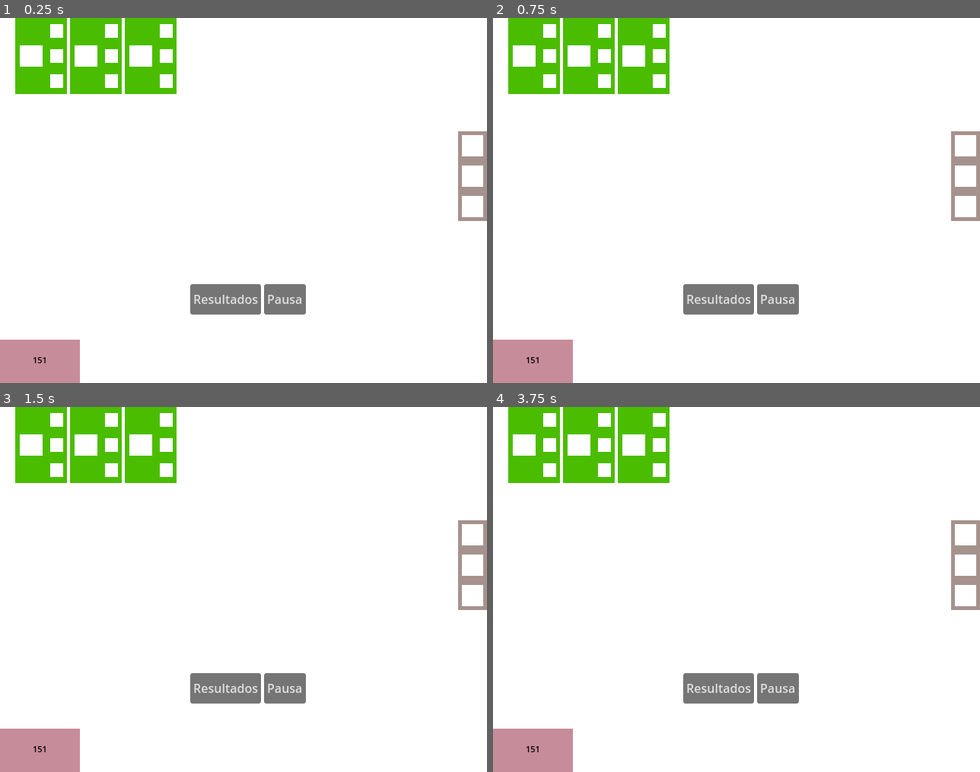
Above: before the commit, frames 1-4 (two rows, left to right).
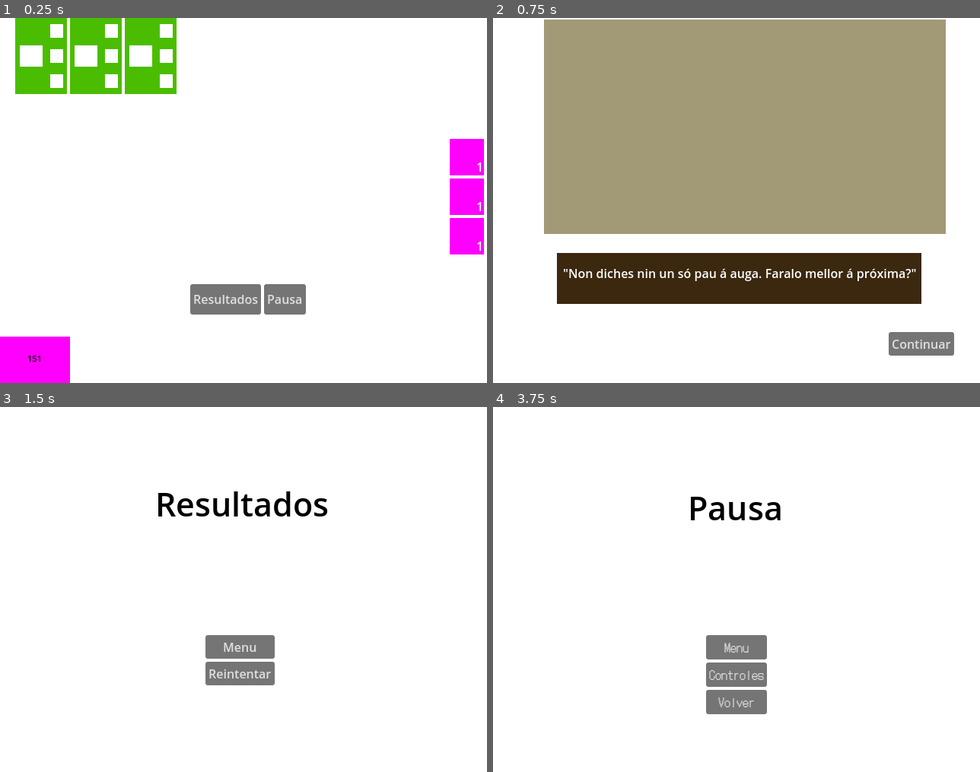
Above: after the commit, the same moments.

Repository: amenrio/techo-de-cristal
Game: Godot game, scene res://02_scenes/04_screens/game_screen.tscn
Same seed, same stepped clock (60 frames per second), same inputs: the game is played once before the commit and once after it. This scene is started directly instead of the project's main scene.
Inputs (mouse positions are in pixels of both pictures, inside the frame that each line leads up to):
- Up to frame 1 (0.25 s): no input
- Up to frame 2 (0.75 s): click "Resultados" at 0.5 s
- Up to frame 3 (1.5 s): click (428, 731) at 1.25 s, where only the run after the commit has a clickable "Continuar"
- Up to frame 4 (3.75 s): click (780, 688) at 2 s, where only the run before the commit has a clickable "Pausa"; click (731, 673) at 2.75 s, where only the run after the commit has a clickable "Reintentar"; click "Pausa" at 3.5 s

The runs differ from the first frame. In frame 1, 4.4% of the frame differs, in the area x 0-100%, y 31-100%; in frame 2, 64%, in the area x 0-100%, y 0-100%; in frame 3, 12%; in frame 4, 11%.

Commit message:
inventory and counter fixed

Diff:
--- a/02_scenes/04_screens/GUI.tscn
+++ b/02_scenes/04_screens/GUI.tscn
@@ -1,10 +1,8 @@
-[gd_scene load_steps=5 format=3 uid="uid://bgylo5vnl51"]
+[gd_scene load_steps=4 format=3 uid="uid://bgylo5vnl51"]
 
-[ext_resource type="PackedScene" uid="uid://x66lrxm7vvm7" path="res://02_scenes/04_screens/cronometro.tscn" id="1_v78e2"]
+[ext_resource type="PackedScene" uid="uid://brkplwxswskhb" path="res://02_scenes/04_screens/inventory.tscn" id="1_8c1m7"]
 [ext_resource type="PackedScene" uid="uid://cw5bufylc4nfb" path="res://02_scenes/04_screens/comanda.tscn" id="1_vpitl"]
-[ext_resource type="PackedScene" uid="uid://q1hd3cool37" path="res://02_scenes/04_screens/inventario.tscn" id="3_yubts"]
-
-[sub_resource type="Theme" id="Theme_ii5fp"]
+[ext_resource type="PackedScene" uid="uid://x66lrxm7vvm7" path="res://02_scenes/04_screens/timer.tscn" id="3_k4uon"]
 
 [node name="GUI" type="CanvasLayer"]
 
@@ -16,59 +14,43 @@
 grow_horizontal = 2
 grow_vertical = 2
 
-[node name="cronometro" parent="interfaces" instance=ExtResource("1_v78e2")]
+[node name="inventoryMargin" type="MarginContainer" parent="interfaces"]
 layout_mode = 1
+anchors_preset = -1
+anchor_left = 0.919
+anchor_right = 1.0
+anchor_bottom = 1.0
+offset_left = -0.160034
+grow_horizontal = 0
+grow_vertical = 2
+theme_override_constants/margin_top = 154
+
+[node name="inventory" parent="interfaces/inventoryMargin" instance=ExtResource("1_8c1m7")]
+layout_mode = 2
+
+[node name="comandas" type="HBoxContainer" parent="interfaces"]
+layout_mode = 2
+offset_left = 20.0
+offset_right = 232.0
+offset_bottom = 100.0
+size_flags_horizontal = 3
+
+[node name="comanda" parent="interfaces/comandas" instance=ExtResource("1_vpitl")]
+layout_mode = 2
+size_flags_horizontal = 3
+
+[node name="comanda2" parent="interfaces/comandas" instance=ExtResource("1_vpitl")]
+layout_mode = 2
+size_flags_horizontal = 3
+
+[node name="comanda3" parent="interfaces/comandas" instance=ExtResource("1_vpitl")]
+layout_mode = 2
+size_flags_horizontal = 3
+
+[node name="cronometro" parent="." instance=ExtResource("3_k4uon")]
 anchors_preset = 2
 anchor_top = 1.0
 anchor_bottom = 1.0
-offset_top = -57.0
-offset_right = 105.0
+offset_top = -61.0
 offset_bottom = 0.0
 grow_vertical = 0
-size_flags_horizontal = 3
-
-[node name="comandaMargin" type="MarginContainer" parent="interfaces"]
-layout_mode = 1
-anchors_preset = 10
-anchor_right = 1.0
-offset_right = -408.0
-offset_bottom = 100.0
-grow_horizontal = 2
-theme = SubResource("Theme_ii5fp")
-theme_override_constants/margin_left = 20
-theme_override_constants/margin_top = 0
-theme_override_constants/margin_right = 0
-theme_override_constants/margin_bottom = 0
-
-[node name="comandas" type="HBoxContainer" parent="interfaces/comandaMargin"]
-layout_mode = 2
-size_flags_horizontal = 3
-
-[node name="comanda" parent="interfaces/comandaMargin/comandas" instance=ExtResource("1_vpitl")]
-layout_mode = 2
-size_flags_horizontal = 3
-
-[node name="comanda2" parent="interfaces/comandaMargin/comandas" instance=ExtResource("1_vpitl")]
-layout_mode = 2
-size_flags_horizontal = 3
-
-[node name="comanda3" parent="interfaces/comandaMargin/comandas" instance=ExtResource("1_vpitl")]
-layout_mode = 2
-size_flags_horizontal = 3
-
-[node name="MarginContainer" type="MarginContainer" parent="interfaces"]
-layout_mode = 1
-anchors_preset = 11
-anchor_left = 1.0
-anchor_right = 1.0
-anchor_bottom = 1.0
-offset_left = -38.0
-offset_top = 149.0
-offset_bottom = -213.0
-grow_horizontal = 0
-grow_vertical = 2
-
-[node name="inventario" parent="interfaces/MarginContainer" instance=ExtResource("3_yubts")]
-layout_mode = 2
-size_flags_horizontal = 3
-size_flags_stretch_ratio = 0.19
--- a/02_scenes/04_screens/game_screen.tscn
+++ b/02_scenes/04_screens/game_screen.tscn
@@ -8,44 +8,25 @@
 
 [node name="CanvasLayer" type="CanvasLayer" parent="."]
 
-[node name="interfaces" type="Control" parent="CanvasLayer"]
-layout_mode = 3
-anchors_preset = 15
-anchor_right = 1.0
-anchor_bottom = 1.0
-grow_horizontal = 2
-grow_vertical = 2
-metadata/_edit_use_anchors_ = true
-
-[node name="fondoPLACEHOLDER" type="ColorRect" parent="CanvasLayer/interfaces"]
-layout_mode = 0
+[node name="background" type="ColorRect" parent="CanvasLayer"]
 offset_right = 640.0
 offset_bottom = 480.0
 
-[node name="bgIMG" type="TextureRect" parent="CanvasLayer/interfaces"]
-layout_mode = 1
-anchors_preset = 15
-anchor_right = 1.0
-anchor_bottom = 1.0
-grow_horizontal = 2
-grow_vertical = 2
+[node name="GUI" parent="CanvasLayer" instance=ExtResource("2_kfwvj")]
 
-[node name="GUI" parent="CanvasLayer/interfaces" instance=ExtResource("2_kfwvj")]
-
-[node name="HBoxContainer" type="HBoxContainer" parent="CanvasLayer/interfaces"]
-layout_mode = 0
+[node name="HBoxContainer" type="HBoxContainer" parent="CanvasLayer"]
 offset_left = 250.0
 offset_top = 350.0
 offset_right = 402.0
 offset_bottom = 390.0
 
-[node name="bResultados" type="Button" parent="CanvasLayer/interfaces/HBoxContainer"]
+[node name="bResultados" type="Button" parent="CanvasLayer/HBoxContainer"]
 layout_mode = 2
 text = "Resultados"
 
-[node name="bPausa" type="Button" parent="CanvasLayer/interfaces/HBoxContainer"]
+[node name="bPausa" type="Button" parent="CanvasLayer/HBoxContainer"]
 layout_mode = 2
 text = "Pausa"
 
-[connection signal="pressed" from="CanvasLayer/interfaces/HBoxContainer/bResultados" to="." method="_on_b_resultados_pressed"]
-[connection signal="pressed" from="CanvasLayer/interfaces/HBoxContainer/bPausa" to="." method="_on_b_pausa_pressed"]
+[connection signal="pressed" from="CanvasLayer/HBoxContainer/bResultados" to="." method="_on_b_resultados_pressed"]
+[connection signal="pressed" from="CanvasLayer/HBoxContainer/bPausa" to="." method="_on_b_pausa_pressed"]
--- a/02_scenes/04_screens/inventario.tscn
+++ /dev/null
@@ -1,62 +0,0 @@
-[gd_scene format=3 uid="uid://q1hd3cool37"]
-
-[node name="inventario" type="MarginContainer"]
-offset_right = 51.0
-offset_bottom = 162.0
-
-[node name="ColorRectPLACEHOLDER" type="ColorRect" parent="."]
-layout_mode = 2
-color = Color(0.65098, 0.572549, 0.552941, 1)
-
-[node name="bgIMG" type="TextureRect" parent="."]
-layout_mode = 2
-
-[node name="MarginContainer" type="MarginContainer" parent="."]
-layout_mode = 2
-theme_override_constants/margin_top = 5
-theme_override_constants/margin_bottom = 5
-
-[node name="VBoxContainer" type="VBoxContainer" parent="MarginContainer"]
-layout_mode = 2
-theme_override_constants/separation = 12
-
-[node name="ing1" type="MarginContainer" parent="MarginContainer/VBoxContainer"]
-layout_mode = 2
-size_flags_vertical = 3
-theme_override_constants/margin_left = 5
-theme_override_constants/margin_right = 5
-
-[node name="ColorRect" type="ColorRect" parent="MarginContainer/VBoxContainer/ing1"]
-layout_mode = 2
-size_flags_vertical = 3
-
-[node name="plateIMG" type="TextureRect" parent="MarginContainer/VBoxContainer/ing1"]
-layout_mode = 2
-
-[node name="ing2" type="MarginContainer" parent="MarginContainer/VBoxContainer"]
-layout_mode = 2
-size_flags_vertical = 3
-theme_override_constants/margin_left = 5
-theme_override_constants/margin_right = 5
-
-[node name="ColorRect" type="ColorRect" parent="MarginContainer/VBoxContainer/ing2"]
-layout_mode = 2
-size_flags_vertical = 3
-
-[node name="plateIMG" type="TextureRect" parent="MarginContainer/VBoxContainer/ing2"]
-layout_mode = 2
-
-[node name="ing3" type="MarginContainer" parent="MarginContainer/VBoxContainer"]
-layout_mode = 2
-size_flags_vertical = 3
-theme_override_constants/margin_left = 5
-theme_override_constants/margin_top = 0
-theme_override_constants/margin_right = 5
-theme_override_constants/margin_bottom = 0
-
-[node name="ColorRect" type="ColorRect" parent="MarginContainer/VBoxContainer/ing3"]
-layout_mode = 2
-size_flags_vertical = 3
-
-[node name="plateIMG" type="TextureRect" parent="MarginContainer/VBoxContainer/ing3"]
-layout_mode = 2
--- /dev/null
+++ b/02_scenes/04_screens/inventory.tscn
@@ -0,0 +1,38 @@
+[gd_scene load_steps=3 format=3 uid="uid://brkplwxswskhb"]
+
+[ext_resource type="PackedScene" uid="uid://o774ei3kln1l" path="res://02_scenes/04_screens/inventory_ingredient.tscn" id="1_mw3dw"]
+
+[sub_resource type="CanvasTexture" id="CanvasTexture_73cgw"]
+
+[node name="inventario" type="Control"]
+layout_mode = 3
+anchor_right = 0.082
+anchor_bottom = 0.335
+offset_right = -52.48
+offset_bottom = -160.8
+
+[node name="background" type="TextureRect" parent="."]
+layout_mode = 2
+offset_right = 51.0
+offset_bottom = 162.0
+texture = SubResource("CanvasTexture_73cgw")
+
+[node name="MarginContainer" type="MarginContainer" parent="."]
+layout_mode = 2
+offset_right = 51.0
+offset_bottom = 162.0
+size_flags_horizontal = 4
+theme_override_constants/margin_top = 5
+theme_override_constants/margin_bottom = 5
+
+[node name="VBoxContainer" type="VBoxContainer" parent="MarginContainer"]
+layout_mode = 2
+
+[node name="comanda ingredient" parent="MarginContainer/VBoxContainer" instance=ExtResource("1_mw3dw")]
+layout_mode = 2
+
+[node name="comanda ingredient2" parent="MarginContainer/VBoxContainer" instance=ExtResource("1_mw3dw")]
+layout_mode = 2
+
+[node name="comanda ingredient3" parent="MarginContainer/VBoxContainer" instance=ExtResource("1_mw3dw")]
+layout_mode = 2
--- /dev/null
+++ b/02_scenes/04_screens/inventory_ingredient.tscn
@@ -0,0 +1,22 @@
+[gd_scene load_steps=2 format=3 uid="uid://o774ei3kln1l"]
+
+[sub_resource type="ViewportTexture" id="ViewportTexture_suos3"]
+
+[node name="comanda ingredient" type="MarginContainer"]
+offset_right = 42.0
+offset_bottom = 41.0
+rotation = -0.000766327
+size_flags_vertical = 3
+theme_override_constants/margin_left = 3
+theme_override_constants/margin_right = 3
+
+[node name="sprite" type="TextureRect" parent="."]
+layout_mode = 2
+texture = SubResource("ViewportTexture_suos3")
+
+[node name="count" type="Label" parent="."]
+layout_mode = 2
+size_flags_vertical = 8
+text = "1"
+horizontal_alignment = 2
+vertical_alignment = 2
--- a/02_scenes/04_screens/cronometro.tscn
+++ b/02_scenes/04_screens/timer.tscn
@@ -1,4 +1,6 @@
-[gd_scene load_steps=2 format=3 uid="uid://x66lrxm7vvm7"]
+[gd_scene load_steps=3 format=3 uid="uid://x66lrxm7vvm7"]
+
+[sub_resource type="ViewportTexture" id="ViewportTexture_gqgw5"]
 
 [sub_resource type="Theme" id="Theme_k2ebx"]
 
@@ -8,24 +10,16 @@
 offset_right = 92.0
 offset_bottom = 61.0
 
-[node name="ColorPlaceholder" type="ColorRect" parent="."]
+[node name="background" type="TextureRect" parent="."]
 layout_mode = 1
 anchors_preset = 15
 anchor_right = 1.0
 anchor_bottom = 1.0
 grow_horizontal = 2
 grow_vertical = 2
-color = Color(0.780392, 0.54902, 0.603922, 1)
+texture = SubResource("ViewportTexture_gqgw5")
 
-[node name="cronIMG" type="TextureRect" parent="."]
-layout_mode = 1
-anchors_preset = 15
-anchor_right = 1.0
-anchor_bottom = 1.0
-grow_horizontal = 2
-grow_vertical = 2
-
-[node name="numberTxt" type="Label" parent="."]
+[node name="counter" type="Label" parent="."]
 layout_mode = 1
 anchors_preset = 14
 anchor_top = 0.5
